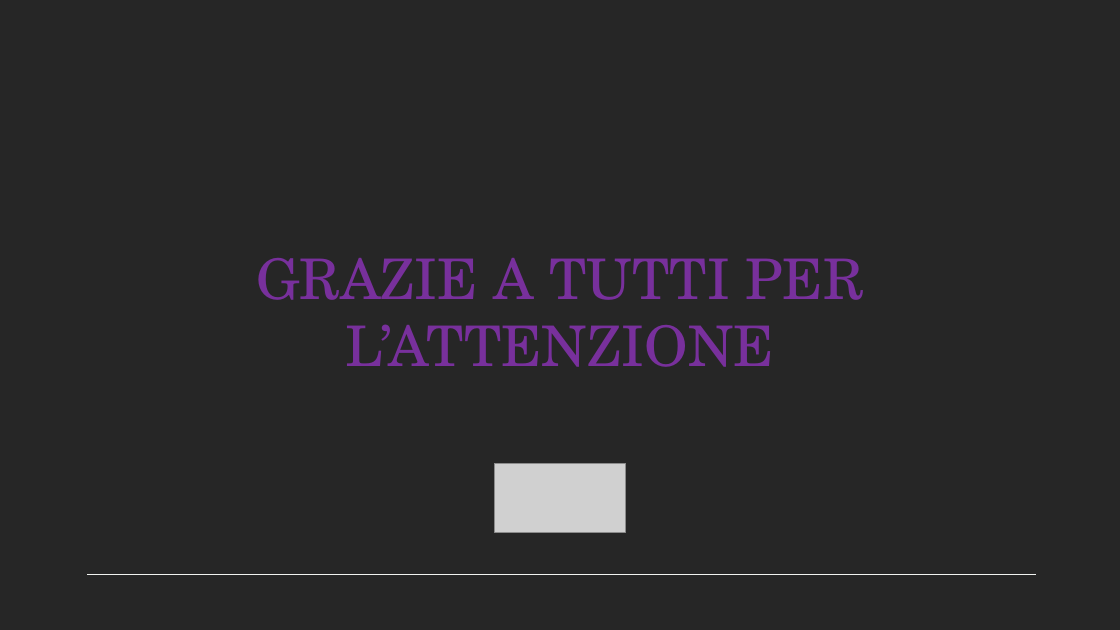
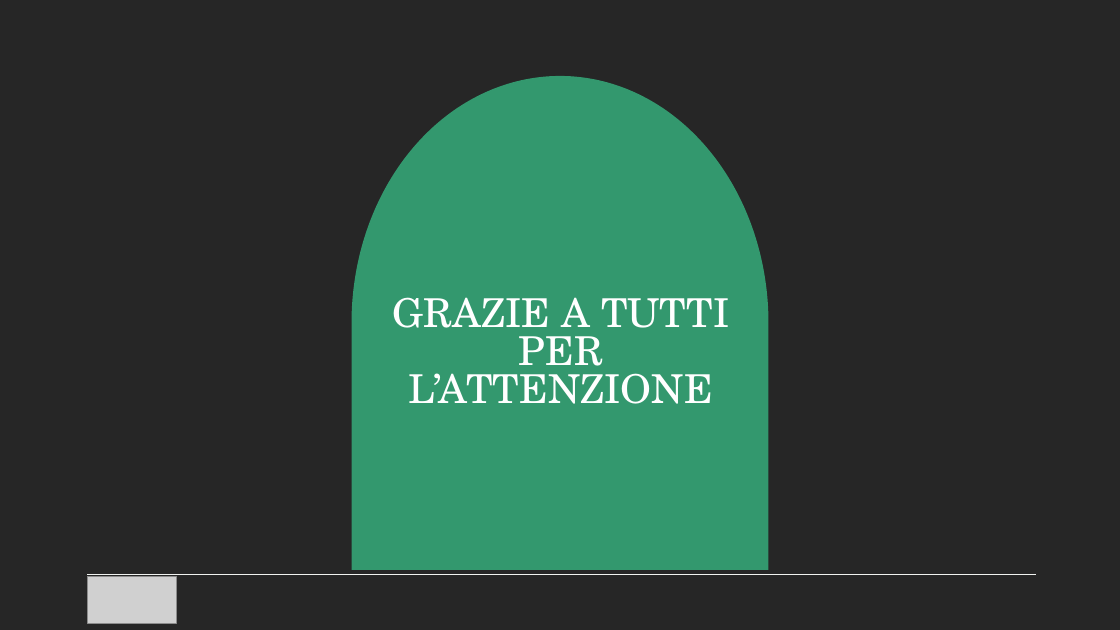
Before and after one commit to AntonioSouls/Data-Engineering-Projects, a slide deck: slide 22 of homework3/Presentazione HOMEWORK 3.pptx (slide 17 before the commit). Drawn at 1120x630 pixels with LibreOffice and Linux fonts; fonts in the diff are those of the drawing; grey boxes stand for pictures; background and template pictures are left out. Boxes give left, top, right and bottom in pixels: in the first picture for what was removed or moved away, otherwise in the second. Text is boxed around its words. In the diff, an @@ line names an element or a change of style, - is before the commit and + after.

```diff
--- a/homework3/Presentazione HOMEWORK 3.pptx
+++ b/homework3/Presentazione HOMEWORK 3.pptx
@@ flow chart delay added at (352,76,769,570), fill #37B581 at 80% opacity @@
@@ text "GRAZIE A TUTTI PER L’ATTENZIONE": place and size @@
-text "GRAZIE A TUTTI PER L’ATTENZIONE" at (256,258,864,367)
+text "GRAZIE A TUTTI PER L’ATTENZIONE" at (393,297,729,404)
@@ text "GRAZIE A TUTTI PER L’ATTENZIONE" at (393,297,729,404): size 48 to 34.1 pt, text colour #78309C to #FFFFFF; line spacing 1 to 0.8; vertical alignment top to bottom @@
@@ picture: place and size @@
-picture at (494,464,625,533)
+picture at (87,576,176,623)
```
Also in this commit, not shown: 11 other slides changed, 5 slides added.
